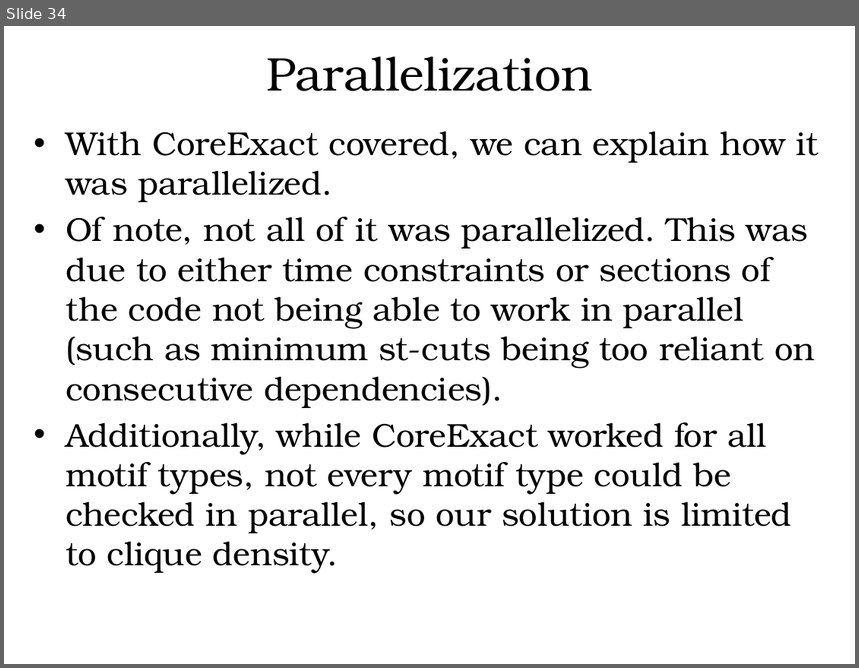
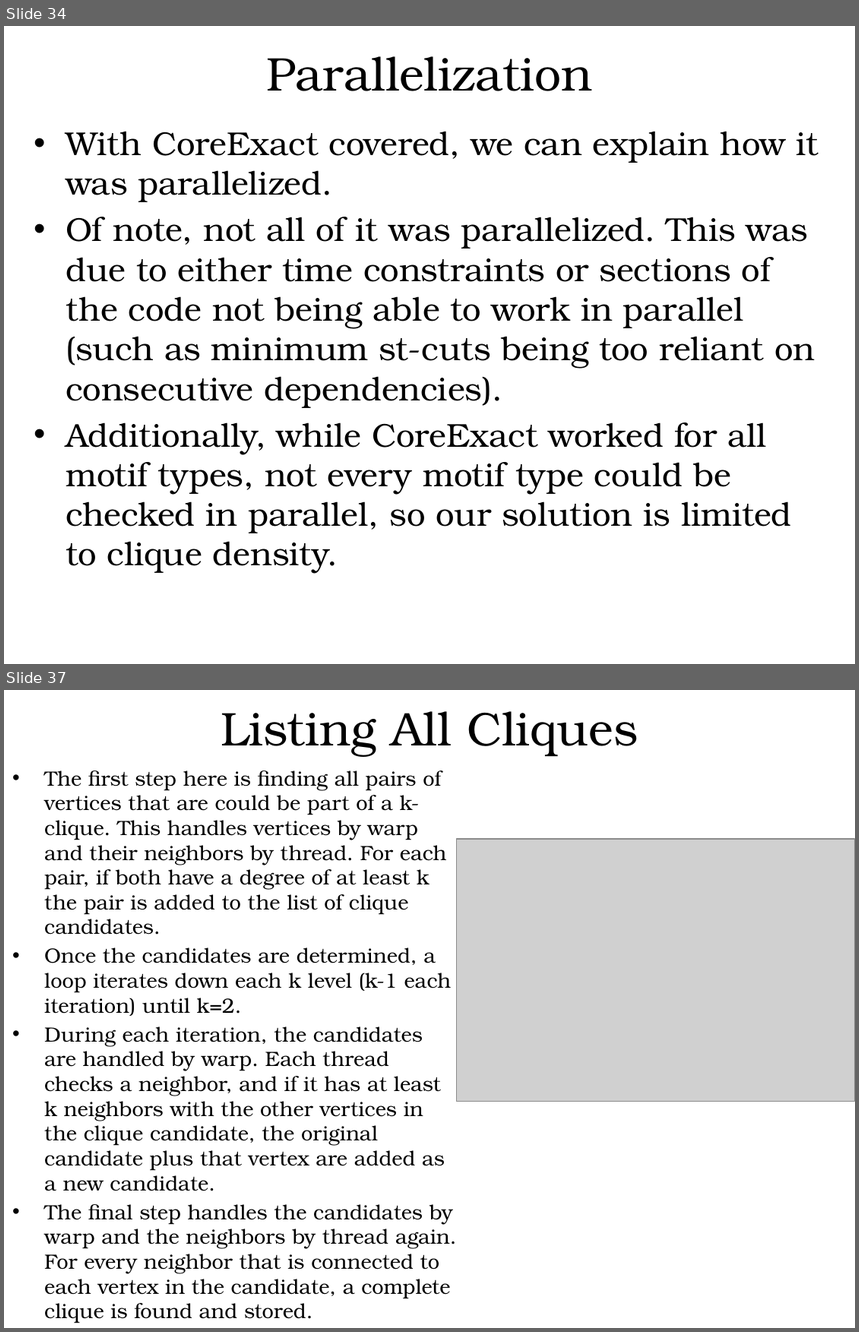
Before and after one commit to hgareau/DensestSubgraphDiscovery, a slide deck: Thesis Defense Presentation.pptx. Shown one above the other, each under a label of ours: slide 34 before the commit, slides 34 and 37 after it; the slides between them are not shown. The pictures are 859x668 and 859x1332 pixels, drawn with LibreOffice and Linux fonts; fonts in the diff are those of the drawing; grey boxes stand for pictures; background and template pictures are left out. Boxes give left, top, right and bottom in pixels: in the first picture for what was removed or moved away, otherwise in the second. Text is boxed around its words. In the diff, an @@ line names an element or a change of style, - is before the commit and + after.

Commit message:
Finished first draft of Thesis presentation.

```diff
--- a/Thesis Defense Presentation.pptx
+++ b/Thesis Defense Presentation.pptx
@@ slide 37 added at box(4, 690, 855, 1328), background #FFFFFF @@
@@ text added at box(221, 711, 638, 757), 40 pt, text #000000 @@
+Listing All Cliques
@@ text added at box(44, 771, 457, 1299), 17.5 pt, text #000000 @@
+• The first step here is finding all pairs of vertices that are could be part of a k-clique. This handles vertices by warp and their neighbors by thread. For each pair, if both have a degree of at least k the pair is added to the list of clique candidates.
+• Once the candidates are determined, a loop iterates down each k level (k-1 each iteration) until k=2.
+• During each iteration, the candidates are handled by warp. Each thread checks a neighbor, and if it has at least k neighbors with the other vertices in the clique candidate, the original candidate plus that vertex are added as a new candidate.
+• The final step handles the candidates by warp and the neighbors by thread again. For every neighbor that is connected to each vertex in the candidate, a complete clique is found and stored.
@@ picture added at box(456, 839, 855, 1101) @@
```
Also in this commit, not shown: 12 other slides added, 4 slides removed, 1 other file.
